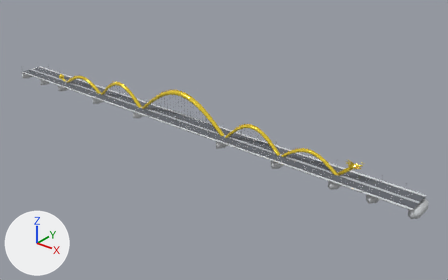
The glTF model web/public/models/cau-rong/cau-rong.glb as it was, and as the next commit left it.
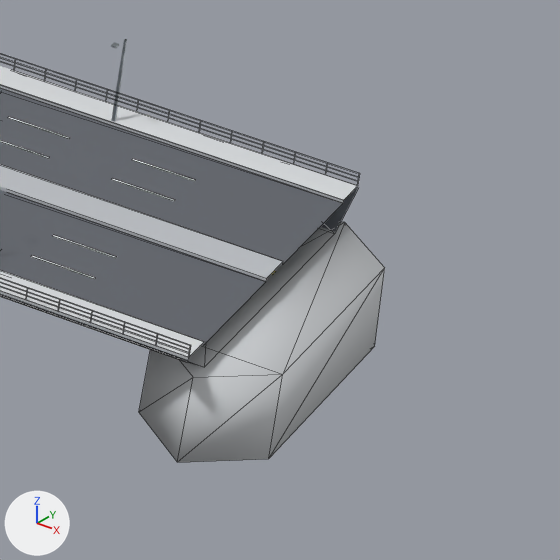
Old and new are each drawn whole from a 50 mm camera at (520.0, -558.0, 350.0) aimed at (56.0, 22.0, -10.0) and again close up on the part from 88% to 99% of the width and 64% to 81% of the height. The lights are fixed; the arrows at lower left show +X, +Y and +Z. The older version's two pictures come first. The close-ups show mesh edges as thin lines. Vertices at exactly the same position are counted once.

In view in the first close-up: 'cau-rong_curb', 'cau-rong_girder', 'cau-rong_piers', 'cau-rong_roadway', 'cau-rong_sidewalk' and 3 more.
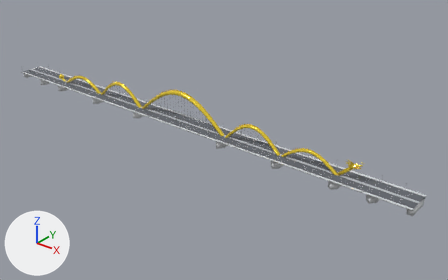
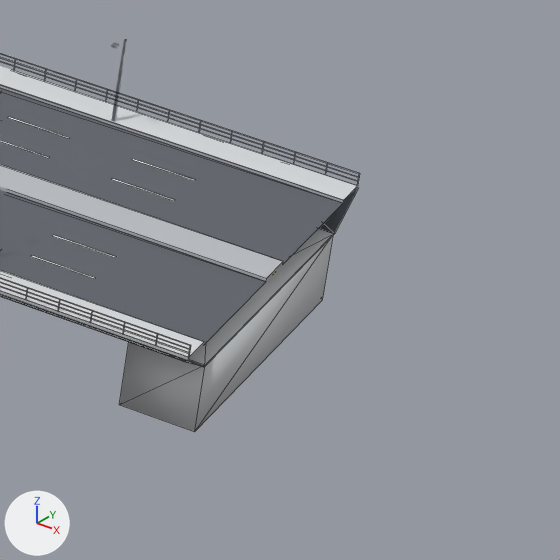
Pixel boxes [x1, y1, x2, y2] of what changed, in the close-ups (560 x 560 px):
'cau-rong_piers', reshaped
    before: [139, 222, 385, 462]
    after: [119, 229, 333, 432]
part 1 of me_cau_rong_piers_mesh, added
    after: [119, 229, 333, 432]
part 2 of me_cau_rong_piers_mesh, deleted
    before: [139, 222, 385, 462]

The change, as a list of edits to the scene's bpy script:
```text
Change me_cau_rong_piers_mesh:
    used by ob_cau_rong_piers; location = (0.0, 0.0, 0.0)
    remove me_cau_rong_piers_mesh.from_pydata(...)  # 120 vertices, 200 faces; spans x -339.0..339.0, y -17.0..17.0, z -2.0..7.0
    add me_cau_rong_piers_mesh.from_pydata(...)  # 112 vertices, 184 faces; spans x -333.0..333.0, y -17.0..17.0, z -2.0..7.0
    me_cau_rong_piers_mesh part 1: a new loose piece, a box spanning x 326.0..333.0, y -14.0..14.0, z 0.0..6.9, in mat_cau_rong_mat_concrete (light grey #ced1d4)
    me_cau_rong_piers_mesh part 2: the loose piece of 12 vertices spanning x 327.0..339.0, y -17.0..17.0, z -2.0..7.0 is deleted
    other edits to the shape of me_cau_rong_piers_mesh do not show in these pictures
```
